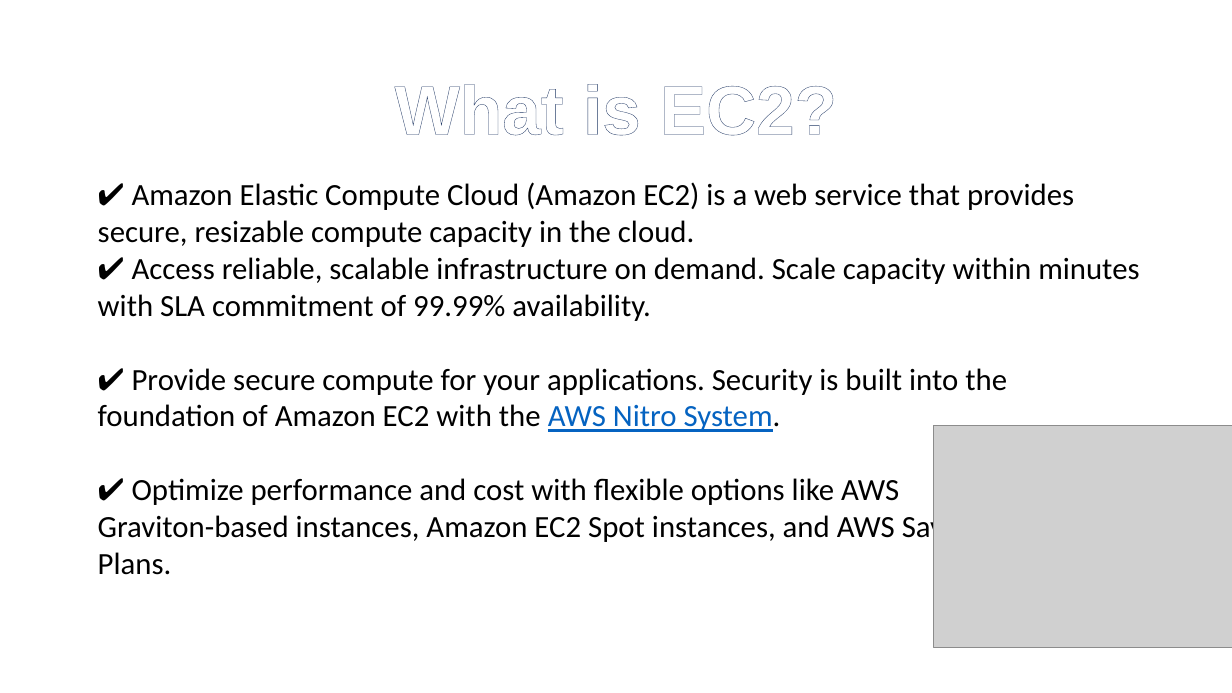
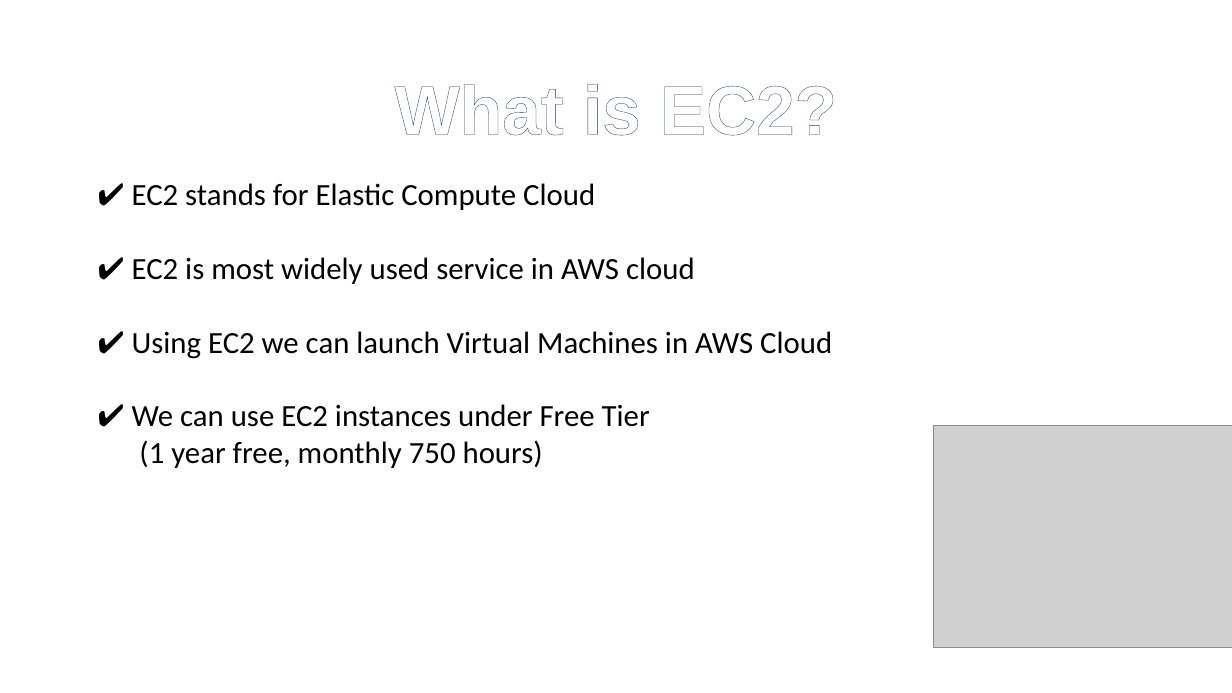
Before and after one commit to aloknath1/cloud-computing, a slide deck: slide 5 of Session-3.pptx (slide 4 before the commit). Drawn at 1232x693 pixels with LibreOffice and Linux fonts; fonts in the diff are those of the drawing; grey boxes stand for pictures. Boxes give left, top, right and bottom in pixels: in the first picture for what was removed or moved away, otherwise in the second. Text is boxed around its words. In the diff, an @@ line names an element or a change of style, - is before the commit and + after.

Commit message:
update ppt

```diff
--- a/Session-3.pptx
+++ b/Session-3.pptx
@@ text at (x1=132, y1=183, x2=832, y2=468): text changed @@
-✔ Amazon Elastic Compute Cloud (Amazon EC2) is a web service that provides secure, resizable compute capacity in the cloud.
-✔ Access reliable, scalable infrastructure on demand. Scale capacity within minutes with SLA commitment of 99.99% availability.
-✔ Provide secure compute for your applications. Security is built into the foundation of Amazon EC2 with the AWS Nitro System.
-✔ Optimize performance and cost with flexible options like AWS
-Graviton-based instances, Amazon EC2 Spot instances, and AWS Savings
-Plans.
+✔ EC2 stands for Elastic Compute Cloud
+✔ EC2 is most widely used service in AWS cloud
+✔ Using EC2 we can launch Virtual Machines in AWS Cloud
+✔ We can use EC2 instances under Free Tier
+(1 year free, monthly 750 hours)
```
Also in this commit, not shown: 3 other slides changed, 7 slides added, 1 slide removed, 1 other file.
